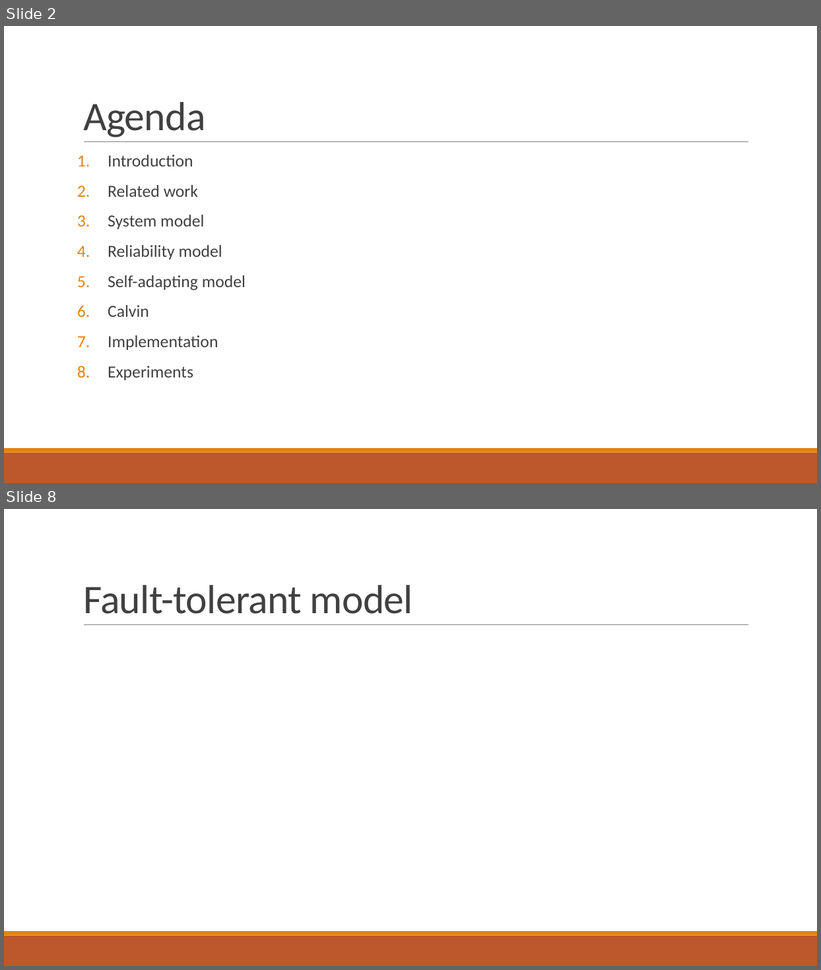
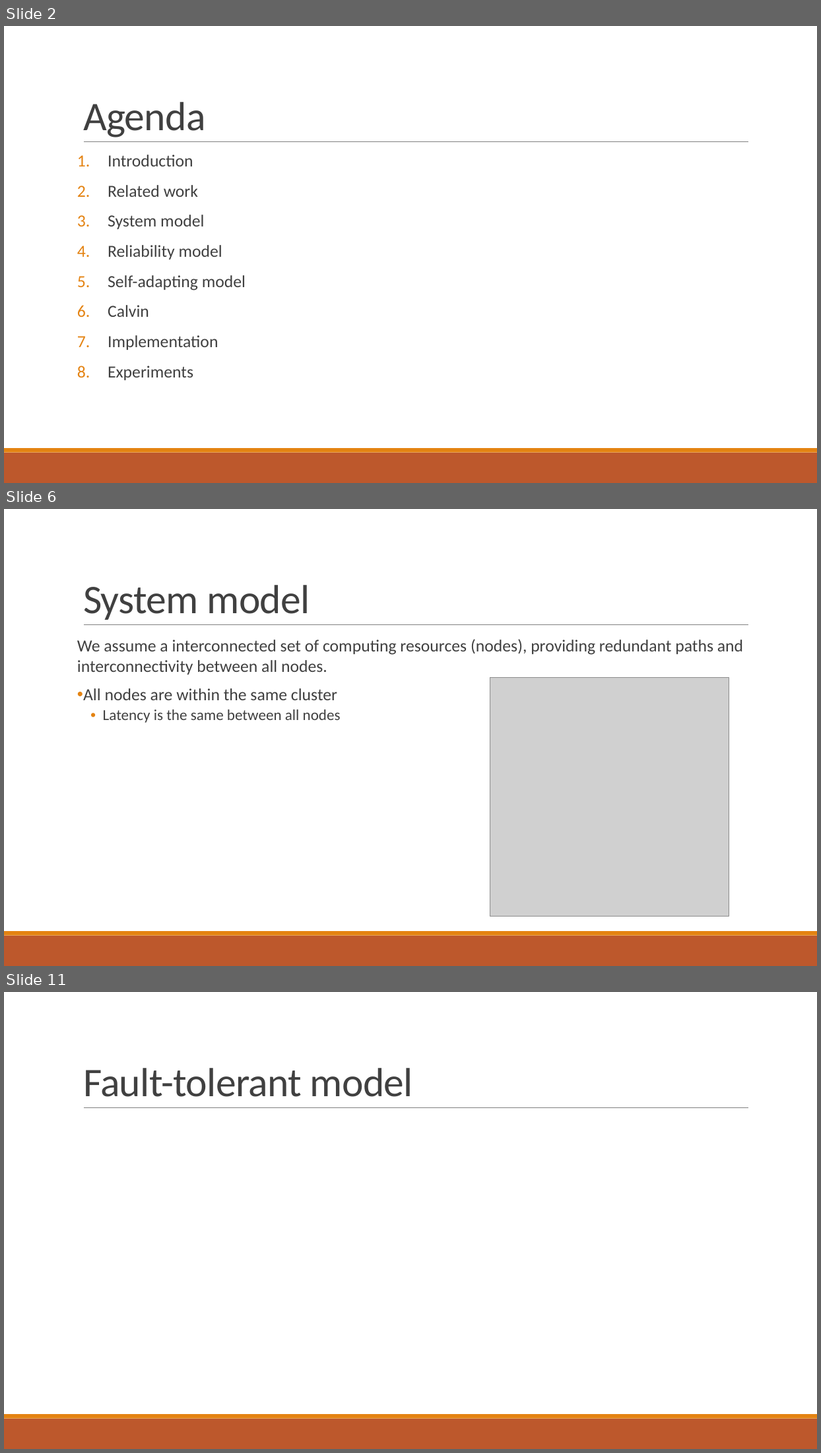
Before and after one commit to PStahl/master_thesis, a slide deck: presentation/presentation.pptx. Shown one above the other, each under a label of ours: slides 2 and 8 before the commit, slides 2, 6 and 11 after it; the slides between them are not shown. The pictures are 821x970 and 821x1453 pixels, drawn with LibreOffice and Linux fonts; fonts in the diff are those of the drawing; grey boxes stand for pictures. Boxes give left, top, right and bottom in pixels: in the first picture for what was removed or moved away, otherwise in the second. Text is boxed around its words. In the diff, an @@ line names an element or a change of style, - is before the commit and + after.

```diff
--- a/presentation/presentation.pptx
+++ b/presentation/presentation.pptx
@@ slide 6 added at [4, 509, 817, 966], background #FFFFFF; not listed: 3 template elements that a slide beside it also shows @@
@@ title added at [83, 585, 310, 620], 48 pt, text #404040 @@
+System model
@@ text added at [77, 639, 743, 723], 20 pt, text #404040 @@
+We assume a interconnected set of computing resources (nodes), providing redundant paths and interconnectivity between all nodes.
+• All nodes are within the same cluster
+  • Latency is the same between all nodes
@@ picture added at [490, 678, 729, 917] @@
@@ what was slide 8 is now slide 11 @@
```
Also in this commit, not shown: 9 slides changed, 10 other slides added, 2 slides removed.
